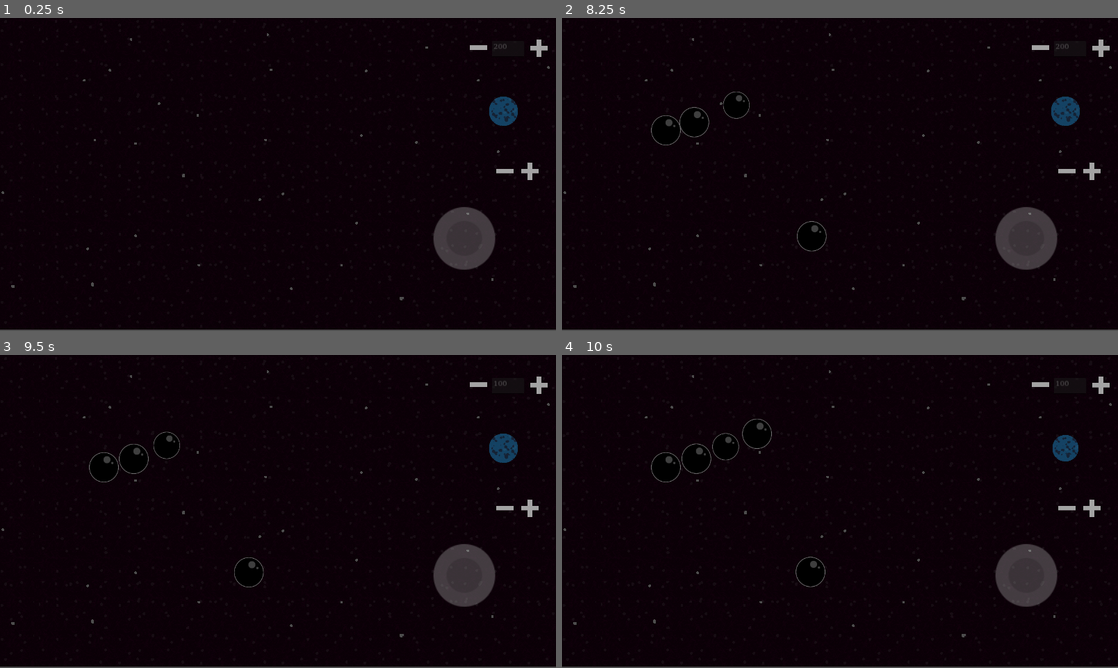
Above: before the commit, frames 1-4 (two rows, left to right).
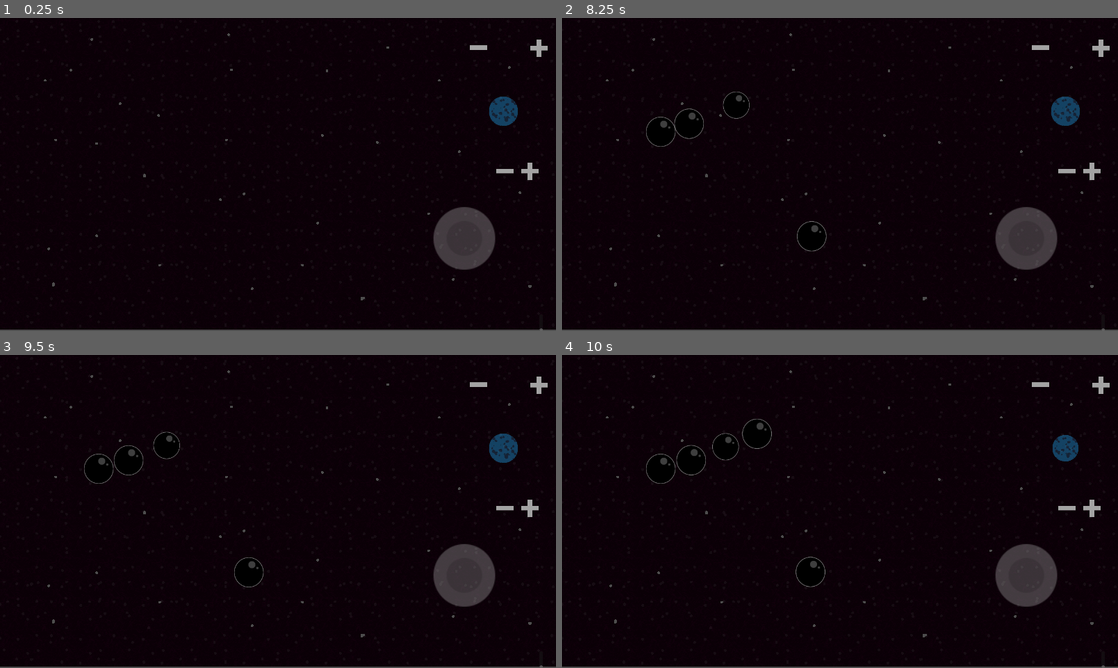
Above: after the commit, the same moments.

Repository: ArielLeiva/SimulacionGravitacional
Game: Godot game, scene res://scenes/space.tscn
The game is run twice, just before and just after one commit, with the same random seed, the same clock (stepped at 60 frames per second) and the same inputs.
Inputs (mouse positions are in pixels of both pictures, inside the frame that each line leads up to):
- Up to frame 1 (0.25 s): no input
- Up to frame 2 (8.25 s): tap Enter at 0.5 s; move the mouse to (812, 237) at 0.52 s; press the mouse at (812, 237) at 0.53 s; right-click (812, 237) at 0.6 s; tap Space (start_stop) at 1.25, 2, 2.75, 3.5, 5.75 s; move the mouse to (1006, 221) at 1.27 s; release the mouse at (1006, 221) at 1.28 s; click (1006, 221) at 1.35 s; right-click (1006, 221) at 1.55 s; move the mouse to (673, 127) at 2.02 s; press the mouse at (673, 127) at 2.03 s; tap Q (less_mass) at 2.1 s; move the mouse to (867, 174) at 2.77 s; release the mouse at (867, 174) at 2.78 s; tap A (less_vol) at 2.85 s; click (867, 174) at 2.92 s; right-click (867, 174) at 3.05 s; move the mouse to (756, 96) at 3.52 s; press the mouse at (756, 96) at 3.53 s; tap E (more_mass) at 3.6 s; move the mouse to (962, 158) at 4.27 s; release the mouse at (962, 158) at 4.28 s; tap D (more_vol) at 4.35 s; click (962, 158) at 4.42 s; right-click (962, 158) at 4.55 s; move the mouse to (728, 190) at 5.02 s; press the mouse at (728, 190) at 5.03 s; right-click (728, 190) at 5.1 s; move the mouse to (895, 105) at 5.77 s; release the mouse at (895, 105) at 5.78 s; click (895, 105) at 5.85 s; right-click (895, 105) at 6.05 s; move the mouse to (812, 237) at 6.52 s; hold Space (start_stop) 6.53-7.28 s; click (812, 237) at 6.8 s; move the mouse to (1006, 221) at 7.27 s; right-click (1006, 221) at 7.35 s; click (1006, 221) at 7.42 s; move the mouse to (673, 127) at 8.02 s; press the mouse at (673, 127) at 8.03 s
- Up to frame 3 (9.5 s): move the mouse to (305, 511) at 8.77 s; release the mouse at (305, 511) at 8.78 s; tap Q (less_mass) at 8.85 s; click (305, 511) at 8.92 s; right-click (305, 511) at 9.05 s
- Up to frame 4 (10 s): move the mouse to (756, 433) at 9.52 s; press the mouse at (756, 433) at 9.53 s; tap A (less_vol) at 9.6 s

The runs differ from the first frame. In frame 1, 0.3% of the frame differs, in the area x 0-99%, y 4-100%; in frame 2, 0.5%; in frame 3, 0.5%; in frame 4, 0.5%.

Commit message:
Perfeccionadas transformaciones de la cámara

Diff:
--- /dev/null
+++ b/scenes/TextEdit.gd
@@ -0,0 +1,5 @@
+extends TextEdit
+
+# Called every frame. 'delta' is the elapsed time since the previous frame.
+func _process(delta):
+	text = str(glob.new_mass)
--- /dev/null
+++ b/scenes/prev.gd
@@ -0,0 +1,4 @@
+extends Sprite2D
+
+func _process(delta):
+	scale = Vector2(glob.new_vol, glob.new_vol)
--- a/scenes/space.tscn
+++ b/scenes/space.tscn
@@ -1,13 +1,15 @@
-[gd_scene load_steps=10 format=3 uid="uid://d3i80ym3tqa2e"]
+[gd_scene load_steps=12 format=3 uid="uid://d3i80ym3tqa2e"]
 
-[ext_resource type="Script" path="res://scripts/screen.gd" id="1_dsoru"]
-[ext_resource type="Texture2D" uid="uid://blhr5qcj8mc1a" path="res://assets/fondo.png" id="1_jtktg"]
-[ext_resource type="Texture2D" uid="uid://bq3r5xdeeakn6" path="res://assets/stop.png" id="3_fc2or"]
-[ext_resource type="Texture2D" uid="uid://dfr0gwenfw7w0" path="res://assets/more.png" id="3_hsih5"]
-[ext_resource type="Script" path="res://scripts/movecam.gd" id="4_4mu83"]
-[ext_resource type="Texture2D" uid="uid://c7agfl815n7ih" path="res://assets/less.png" id="4_gywgv"]
-[ext_resource type="Script" path="res://scripts/stage.gd" id="4_jfgr6"]
-[ext_resource type="Texture2D" uid="uid://4famnhsrskd4" path="res://assets/electron.png" id="6_gfdjo"]
+[ext_resource type="Script" path="res://scripts/screen.gd" id="1_gnufj"]
+[ext_resource type="Texture2D" uid="uid://bq3r5xdeeakn6" path="res://assets/stop.png" id="2_o1q0k"]
+[ext_resource type="Texture2D" uid="uid://dfr0gwenfw7w0" path="res://assets/more.png" id="3_l4k3k"]
+[ext_resource type="Texture2D" uid="uid://c7agfl815n7ih" path="res://assets/less.png" id="4_47236"]
+[ext_resource type="Texture2D" uid="uid://blhr5qcj8mc1a" path="res://assets/fondo.png" id="5_kxbt0"]
+[ext_resource type="Script" path="res://scenes/TextEdit.gd" id="5_vfidi"]
+[ext_resource type="Script" path="res://scripts/movecam.gd" id="6_nfv5j"]
+[ext_resource type="Script" path="res://scripts/stage.gd" id="7_netmt"]
+[ext_resource type="Texture2D" uid="uid://4famnhsrskd4" path="res://assets/electron.png" id="8_vdbr3"]
+[ext_resource type="Script" path="res://scenes/prev.gd" id="9_psb0m"]
 
 [sub_resource type="FontFile" id="FontFile_w71co"]
 cache/0/16/0/ascent = 0.0
@@ -39,60 +41,36 @@
 modulate = Color(1, 1, 1, 0.309804)
 position = Vector2(-254, -255)
 scale = Vector2(2, 2)
-texture_normal = ExtResource("3_fc2or")
+texture_normal = ExtResource("2_o1q0k")
 action = "start_stop"
 
 [node name="more_mass" type="TouchScreenButton" parent="CanvasLayer/HBoxContainer"]
 position = Vector2(-21, -632)
 scale = Vector2(0.5, 0.5)
-texture_normal = ExtResource("3_hsih5")
+texture_normal = ExtResource("3_l4k3k")
 action = "more_mass"
 
 [node name="more_vol" type="TouchScreenButton" parent="CanvasLayer/HBoxContainer"]
 position = Vector2(-42, -349)
 scale = Vector2(0.5, 0.5)
-texture_normal = ExtResource("3_hsih5")
+texture_normal = ExtResource("3_l4k3k")
 action = "more_vol"
 
 [node name="less_mass" type="TouchScreenButton" parent="CanvasLayer/HBoxContainer"]
 position = Vector2(-160, -633)
 scale = Vector2(0.5, 0.5)
-texture_normal = ExtResource("4_gywgv")
+texture_normal = ExtResource("4_47236")
 action = "less_mass"
 
 [node name="less_vol" type="TouchScreenButton" parent="CanvasLayer/HBoxContainer"]
 position = Vector2(-99, -349)
 scale = Vector2(0.5, 0.5)
-texture_normal = ExtResource("4_gywgv")
+texture_normal = ExtResource("4_47236")
 action = "less_vol"
 
-[node name="ParallaxBackground" type="ParallaxBackground" parent="."]
-
-[node name="ParallaxLayer" type="ParallaxLayer" parent="ParallaxBackground"]
-motion_offset = Vector2(90, 0)
-motion_mirroring = Vector2(1280, 0)
-
-[node name="Sprite2D" type="Sprite2D" parent="ParallaxBackground/ParallaxLayer"]
-modulate = Color(1, 0, 0.686275, 1)
-texture_filter = 1
-position = Vector2(634, 353)
-scale = Vector2(0.673, 0.673)
-texture = ExtResource("1_jtktg")
-
-[node name="Camera2D" type="Camera2D" parent="."]
-position = Vector2(640, 360)
-script = ExtResource("4_4mu83")
-
-[node name="stage" type="Node2D" parent="Camera2D"]
-position = Vector2(-640, -360)
-script = ExtResource("4_jfgr6")
-
-[node name="TextEdit" type="TextEdit" parent="Camera2D"]
+[node name="TextEdit" type="TextEdit" parent="CanvasLayer/HBoxContainer"]
 modulate = Color(1, 1, 1, 0.67451)
-offset_left = 492.0
-offset_top = -307.0
-offset_right = 567.0
-offset_bottom = -270.0
+layout_mode = 2
 theme_override_fonts/font = SubResource("FontFile_w71co")
 text = "0
 
@@ -105,10 +83,40 @@
 drag_and_drop_selection_enabled = false
 virtual_keyboard_enabled = false
 middle_mouse_paste_enabled = false
+script = ExtResource("5_vfidi")
 
-[node name="prev" type="Sprite2D" parent="Camera2D"]
+[node name="prev" type="Sprite2D" parent="CanvasLayer/HBoxContainer"]
 modulate = Color(1, 1, 1, 0.376471)
-position = Vector2(518, -146)
-texture = ExtResource("6_gfdjo")
+position = Vector2(-84, -468)
+texture = ExtResource("8_vdbr3")
+script = ExtResource("9_psb0m")
 
-[node name="buttons" type="Node" parent="Camera2D"]
+[node name="Sprite2D" type="Sprite2D" parent="."]
+modulate = Color(1, 0, 0.686275, 1)
+texture_filter = 1
+position = Vector2(634, 353)
+scale = Vector2(0.673, 0.673)
+texture = ExtResource("5_kxbt0")
+
+[node name="ParallaxBackground" type="ParallaxBackground" parent="."]
+visible = false
+
+[node name="ParallaxLayer" type="ParallaxLayer" parent="ParallaxBackground"]
+motion_offset = Vector2(90, 0)
+motion_mirroring = Vector2(1280, 0)
+
+[node name="Sprite2D2" type="Sprite2D" parent="ParallaxBackground/ParallaxLayer"]
+modulate = Color(1, 0, 0.686275, 1)
+texture_filter = 1
+position = Vector2(634, 353)
+scale = Vector2(0.673, 0.673)
+texture = ExtResource("5_kxbt0")
+
+[node name="Camera" type="Camera2D" parent="." groups=["camera"]]
+position = Vector2(640, 360)
+script = ExtResource("6_nfv5j")
+
+[node name="buttons" type="Node" parent="Camera"]
+
+[node name="stage" type="Node2D" parent="."]
+script = ExtResource("7_netmt")
--- a/scripts/balls.gd
+++ b/scripts/balls.gd
@@ -2,6 +2,7 @@
 
 @onready var col = $CollisionShape2D
 @onready var sprite = $Sprite2D
+var camera = Camera2D
 
 var proportion = 1
 
@@ -12,14 +13,14 @@
 	col.shape = CircleShape2D.new()
 	col.position.x = 2
 	col.position.y = 2
-	print(col.shape.radius)
 	col.shape.radius = proportion * glob.base_ball_col_size
 	sprite.scale = Vector2(proportion, proportion)
+	camera = get_tree().get_first_node_in_group("camera")
 
 func _unhandled_input(event):
 	#TODO: Support mobile ball deleting
 	if event.is_pressed() and ((event is InputEventMouseButton and event.is_action("r_click"))):
-		if is_inside_ball(event.position):
+		if is_inside_ball(camera.camera_to_global(event.position)):
 			print(get_parent())
 			queue_free()
 
--- a/scripts/movecam.gd
+++ b/scripts/movecam.gd
@@ -4,7 +4,25 @@
 @onready var prev = $prev
 @export var speed: float
 
+var min = Vector2(0.2,0.2)
+var max = Vector2(2,2)
+var des_zoom = Vector2(1,1)
+var zoom_speed = 0.1
+
+func camera_to_global(coordinate):
+	return coordinate * (1/zoom.x) - Vector2(-640*(1-1/zoom.x),-360*(1-1/zoom.x))
+
 func _process(delta):
 	position.x += speed
-	txt.text = str(glob.new_mass)
-	prev.scale = Vector2(glob.new_vol, glob.new_vol)
+	des_zoom = clamp(des_zoom, min, max)
+	zoom = lerp(zoom, des_zoom, 0.1)
+
+func _unhandled_input(event):
+	if event is InputEventMouseButton:
+		if event.is_pressed():
+			if (event.button_index == MOUSE_BUTTON_WHEEL_UP):
+				if(des_zoom < max):
+					des_zoom += Vector2(zoom_speed, zoom_speed)
+			if (event.button_index == MOUSE_BUTTON_WHEEL_DOWN):
+				if (des_zoom > min):
+					des_zoom -= Vector2(zoom_speed, zoom_speed)
--- a/scripts/stage.gd
+++ b/scripts/stage.gd
@@ -1,6 +1,6 @@
 extends Node2D
 
-var blo = preload("res://scenes/balls.tscn")
+var ball = preload("res://scenes/balls.tscn")
 var button_timer = preload("res://scenes/button_timer.tscn")
 var mouse_pos = Vector2.ZERO
 
@@ -12,17 +12,22 @@
 
 var actions = ["more_mass", "less_mass", "more_vol", "less_vol"]
 var conds = [add_mass, sub_mass, add_vol, sub_vol]
+var base_m = Transform2D()
+var camera = Camera2D
 
+func inside_camera(coord):
+	return (coord.x <= 900 && coord.x > 50 && coord.y >= 0 && coord.y < 900)
 
-func inside(coord):
-	return (coord.x <= 900 && coord.x > 50 && coord.y >= 0 && coord.y < 900)
+func _ready():
+	camera = get_tree().get_first_node_in_group("camera")
 
 func _unhandled_input(event):
 	if event.is_action_pressed("spawn"):
 		mouse_pos = event.position
-		if inside(mouse_pos):
-			var x = blo.instantiate()
-			x.position = mouse_pos
+		if inside_camera(mouse_pos):
+			var x = ball.instantiate()
+			x.position = camera.camera_to_global(mouse_pos)
+			print(x.position)
 			x.mass = glob.new_mass
 			x.proportion = glob.new_vol
 			add_child(x)
--- a/scripts/vars.gd
+++ b/scripts/vars.gd
@@ -4,9 +4,8 @@
 var new_mass: float = 200
 var new_vol: float = 1
 const base_ball_size = 60
-# Obtained by trial and error best collision size
+# Best collision size obtained by trial and error
 const base_ball_col_size = 33.9558982849121
 
-# Called when the node enters the scene tree for the first time.
 func _ready():
-	pass # Replace with function body.
+	pass
Not shown: 1 places in scenes/space.tscn that only renumber resources
